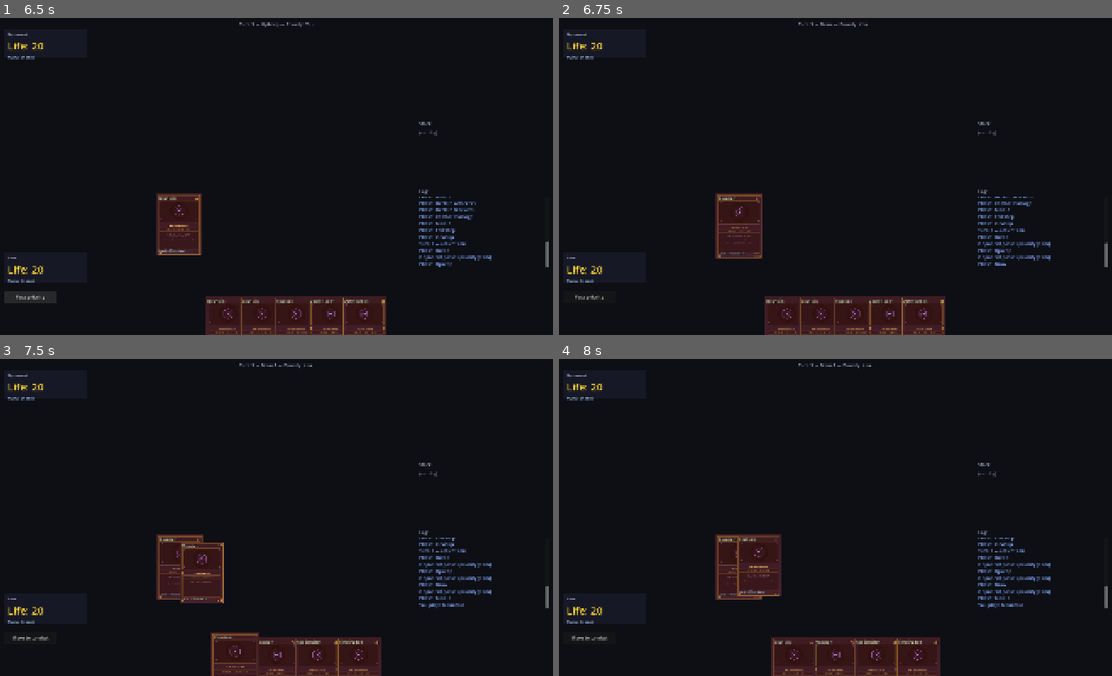
Above: before the commit, frames 1-4 (two rows, left to right).
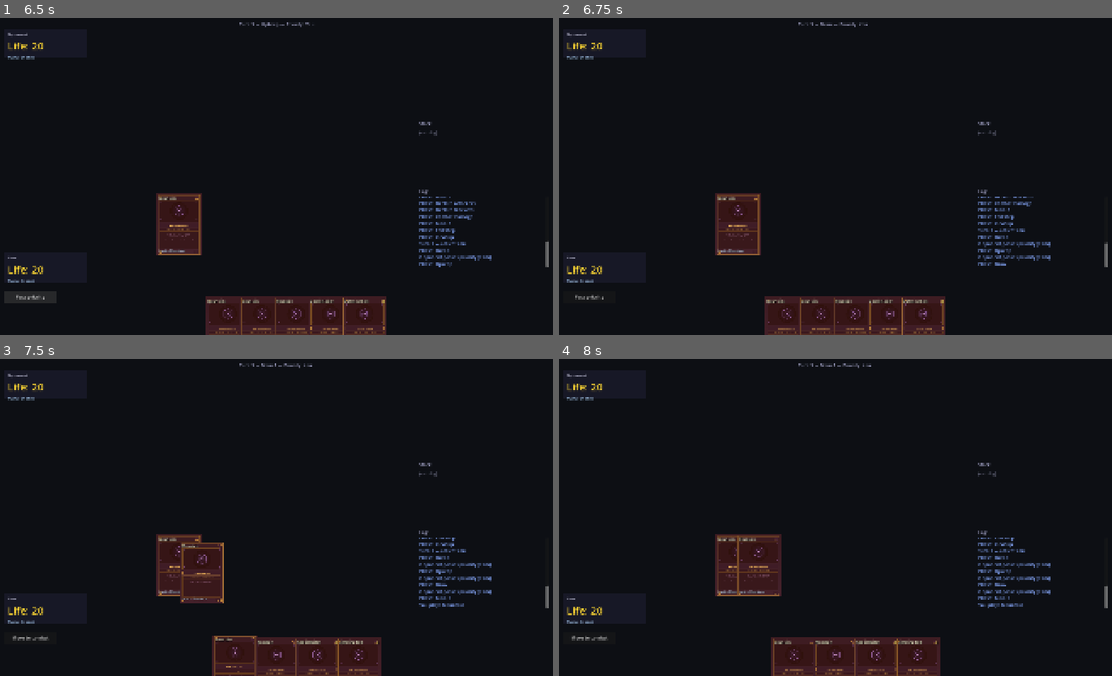
Above: after the commit, the same moments.

Repository: VoeJozzo/Magiclike
Game: Godot game, scene res://scenes/game/game_board.tscn
Same seed, same stepped clock (60 frames per second), same inputs: the game is played once before the commit and once after it.
Inputs (mouse positions are in pixels of both pictures, inside the frame that each line leads up to):
- Up to frame 1 (6.5 s): click "Move to combat" at 0.5 s; click "Skip attack" at 1.25 s; click "Continue" at 2 s; click "Continue" at 2.75 s; click "End turn" at 3.5 s; click "Pass priority" at 4.25 s; click "Pass priority" at 5 s; click "Pass priority" at 5.75 s
- Up to frame 2 (6.75 s): tap Enter at 6.5 s; drag from (735, 224) to (890, 106) at 6.52 s
- Up to frame 3 (7.5 s): tap Space at 7.25 s; drag from (226, 669) to (248, 580) at 7.27 s
- Up to frame 4 (8 s): no input

Frame 1 is identical in both runs. In frame 2, 0.5% of the frame differs, in the area x 28-37%, y 55-76%; in frame 3, 0.7%, in the area x 28-47%, y 55-100%; in frame 4, 0.3%.

Commit message:
Fix six bugs found in Phase 2 manual play-through
1. Mana notation: pool was rendering "1R" for one red, ambiguous with MTG's
   "1R" = 1 generic + 1 red. Updated ManaPool.to_string_short and
   add_mana effect's _fmt to use letter-repeat convention (R, RR, 1R, 2RR).

2. Stack-held cards stayed invisible in hand. _sync_card_visuals now
   detects zone_name=="stack" (engine's find_instance returns this for
   cards in _stack_held_cards) and positions the visual at a fixed
   "stack anchor" location so the card appears in the play area while
   on the stack. Visual is detached from its source CardContainer so
   layout passes don't yank it back.

3. Button label still showed phase-context labels when stack was non-
   empty (e.g., "Move to combat" while a spell waits to resolve). Now
   stack-non-empty shows "Resolve" regardless of phase.

4+5. Cards grew over time and tapped cards flickered to untapped on
   hover. Both root in card-framework's hover animation:
     - _start_hover_animation captures original_scale = scale AFTER
       each hover settles, so original_scale compounds by hover_scale
       (default 1.05) per hover. Cards balloon visibly across a session.
     - The animation always tweens rotation to deg_to_rad(0), which
       un-taps tapped cards visually until hover ends.
   Fix: scenes/card.gd overrides _start_hover_animation and
   _stop_hover_animation to keep only the position lift, skipping the
   scale and rotation tweens. We control rotation externally (via
   BattlefieldZone tap-state lookup) and don't need scale animation
   at all.

1. Land "bounced back" to hand after being played. Root cause: card-
   framework's drag system transitions cards to HOLDING on press and on
   release tries to "drop" them based on cursor position. If the user's
   mouse was over the hand zone when releasing the click on a played
   land, hand.move_cards yanked the card back to hand — overwriting our
   programmatic battlefield placement.
   Fix: scenes/card.gd overrides _handle_mouse_pressed to skip the
   super call, which means the HOLDING state never engages and the
   drag-drop machinery stays dormant. card_container.on_card_pressed
   still fires for click handling. We don't actually use drag for
   anything in this game — every move is via an engine action — so
   disabling drag entirely is the simplest correct fix.

All six bugs resolved by overrides in scenes/card.gd plus the notation
fix in mana_pool.gd / add_mana.gd and the stack/button updates in
game_board.gd. Both smoke tests still pass.

Co-Authored-By: Claude Opus 4.7 (1M context) <noreply@anthropic.com>

Diff:
--- a/engine/effects/add_mana.gd
+++ b/engine/effects/add_mana.gd
@@ -24,12 +24,17 @@
 	_log(ctx, "%s adds %s (pool: %s)" % [ctx.source_name, _fmt(amounts), ctx.controller.mana.to_string_short()])
 
 
+# MTG mana notation (see mana_pool.gd to_string_short for rationale): colored
+# mana repeats letters, generic uses a leading number. "1R" means 1 generic +
+# 1 red, never "one red".
 static func _fmt(amounts: Dictionary) -> String:
-	var parts: Array[String] = []
-	for color in ["W", "U", "B", "R", "G", "C"]:
-		if amounts.get(color, 0) > 0:
-			parts.append("%d%s" % [amounts[color], color])
-	return ", ".join(parts) if parts.size() > 0 else "(none)"
+	var s := ""
+	if amounts.get("C", 0) > 0:
+		s += str(amounts["C"])
+	for color in ["W", "U", "B", "R", "G"]:
+		for i in range(amounts.get(color, 0)):
+			s += color
+	return s if s != "" else "(none)"
 
 
 static func _log(ctx: Dictionary, msg: String) -> void:
--- a/engine/mana_pool.gd
+++ b/engine/mana_pool.gd
@@ -81,11 +81,27 @@
 	return t
 
 
+# MTG mana-cost notation: colored mana is shown as repeated letters (RR for
+# two reds), colorless/generic is shown as a leading number (1R for 1 generic
+# + 1 red). Critically, "1R" never means "one red" — it always means
+# 1 generic + 1 red. So we must NOT use "1R" to display a single red mana.
+#
+# Examples:
+#   {R:1}         → "R"
+#   {R:2}         → "RR"
+#   {R:1, C:2}    → "2R"
+#   {W:1, R:1}    → "WR"
+#   {R:5}         → "RRRRR" (acceptable until we reach realistically large
+#                            mana totals; revisit with icon-based UI later)
 func to_string_short() -> String:
-	var parts: Array[String] = []
-	for color in COLORS:
-		if pool[color] > 0:
-			parts.append("%d%s" % [pool[color], color])
-	if parts.size() == 0:
+	var s := ""
+	# Generic / colorless first (matches MTG card-text convention)
+	if pool["C"] > 0:
+		s += str(pool["C"])
+	# Colored repeated by count
+	for color in ["W", "U", "B", "R", "G"]:
+		for i in range(pool[color]):
+			s += color
+	if s == "":
 		return "(empty)"
-	return ", ".join(parts)
+	return s
--- a/scenes/card.gd
+++ b/scenes/card.gd
@@ -1,9 +1,28 @@
 @tool
 extends Card
 
-# Magiclike Card subclass — adds text overlays (name, mana cost, type line)
-# on top of the placeholder front face so cards are distinguishable at a
-# glance during Phase 1+ development.
+# Magiclike Card subclass — adds text overlays (name, mana cost, type line,
+# P/T) on top of the placeholder front face, AND disables card-framework's
+# drag/hover quirks that fight with our click-to-execute flow.
+#
+# Why the drag/hover overrides exist:
+#   - Drag conflicts with click actions: card-framework transitions cards to
+#     HOLDING on press, registers them in _holding_cards, and on release
+#     tries to "drop" them based on cursor position. Meanwhile our engine
+#     action has already programmatically moved the card. The release-drop
+#     can bounce a freshly-played land back to hand if the user releases
+#     over the hand zone.
+#   - Hover scale compounds: card-framework's _start_hover_animation captures
+#     `original_scale = scale` AFTER each hover completes, so original_scale
+#     creeps up by hover_scale (default 1.05) per hover. Cards balloon
+#     visibly over a play session.
+#   - Hover rotation flickers tapped cards: hover always tweens rotation to
+#     deg_to_rad(0), so tapped cards (90°) briefly look untapped on hover.
+#
+# We don't actually USE drag for anything in this game — every move is via
+# an engine action. So disabling drag entirely is the simplest correct fix.
+# We keep the hover lift for visual feedback, just without the buggy scale
+# and rotation animations.
 #
 # Text is populated AFTER instantiation by game_board calling apply_card_text(),
 # because card-framework's JsonCardFactory sets card_info AFTER the Card's
@@ -181,3 +200,55 @@
 	if t is LandResource and not t.mana_produced.is_empty():
 		return t.mana_produced[0]
 	return ""
+
+
+# ─── Drag / hover overrides ────────────────────────────────────────────────
+
+# Skip the HOLDING state transition entirely. We don't use drag-to-move; all
+# card movement goes through engine actions. By not entering HOLDING:
+#   - card_container.hold_card() never registers this card in _holding_cards
+#   - On mouse release, release_holding_cards iterates an empty list (no drop)
+#   - card-framework's _process drag-follow behavior never engages
+# Click handlers still receive events via card_container.on_card_pressed and
+# our gui_input listener in game_board.
+func _handle_mouse_pressed() -> void:
+	is_pressed = true
+	if card_container:
+		card_container.on_card_pressed(self)
+	# Deliberately NOT calling super._handle_mouse_pressed — that would
+	# transition us to HOLDING and engage the drag-drop machinery.
+
+
+# Override hover animation to skip the compounding scale and rotation-reset
+# bugs. We keep the position lift (cards rise on hover) for visual feedback,
+# but don't touch scale or rotation — those are managed by us (rotation via
+# BattlefieldZone tap state, scale stays at 1.0 always).
+func _start_hover_animation() -> void:
+	if hover_tween and hover_tween.is_valid():
+		hover_tween.kill()
+		hover_tween = null
+
+	original_position = position
+	# Intentionally NOT updating original_scale or original_hover_rotation —
+	# those would compound on each hover. We let scale/rotation stay where
+	# they are; only position lifts.
+	current_hover_position = position
+
+	hover_tween = create_tween()
+	hover_tween.set_parallel(true)
+	var target_position := Vector2(position.x, position.y - hover_distance)
+	hover_tween.tween_property(self, "position", target_position, hover_duration)
+	hover_tween.tween_method(_update_hover_position, position, target_position, hover_duration)
+	# Skip the scale and rotation tweens that card-framework's default does.
+
+
+func _stop_hover_animation() -> void:
+	if hover_tween and hover_tween.is_valid():
+		hover_tween.kill()
+		hover_tween = null
+
+	hover_tween = create_tween()
+	hover_tween.set_parallel(true)
+	hover_tween.tween_property(self, "position", original_position, hover_duration)
+	hover_tween.tween_method(_update_hover_position, position, original_position, hover_duration)
+	# Skip scale and rotation reset — we control those externally.
--- a/scenes/game/game_board.gd
+++ b/scenes/game/game_board.gd
@@ -271,11 +271,15 @@
 		_engine_log_seen += 1
 
 
-# Phase-aware label for the action button. Targeting mode overrides; otherwise
-# the label hints at what passing priority will accomplish from the current phase.
+# Phase-aware label for the action button. Targeting mode overrides; stack-
+# non-empty overrides phase (because passing priority resolves the top of
+# stack rather than advancing the phase, regardless of which phase you're in).
 func _update_action_button(s: EngineState) -> void:
 	if _pending_cast_iid != -1:
 		_action_button.text = "Cancel target"
+		return
+	if not s.stack.is_empty():
+		_action_button.text = "Resolve"
 		return
 	match s.phase_machine.current:
 		PhaseMachine.Phase.MAIN1:
@@ -324,26 +328,40 @@
 	# For each tracked iid, ensure its visual is in the right zone.
 	# A card may be:
 	#   - In a zone (hand/battlefield/graveyard/library/exile) on either player
-	#   - On the stack (then it's not in any zone array, but in engine's _stack_held_cards)
-	#   - Removed entirely (shouldn't happen in Phase 1)
+	#   - On the stack (find_instance returns zone_name="stack", card=null —
+	#     the actual CardInstance is held in Engine._stack_held_cards)
+	#   - Removed entirely (shouldn't happen in Phase 1/2)
 	for iid in _iid_to_visual.keys():
 		var visual: Card = _iid_to_visual[iid]
 		var found = s.find_instance(iid)
 		if found == null:
-			# In-flight on the stack — engine's _stack_held_cards has it. Hide visual.
+			# Untracked — hide. Shouldn't happen in normal play.
 			visual.visible = false
 			continue
 		visual.visible = true
+		# Stack visual: detach from any container so layout doesn't reposition,
+		# then move to the stack anchor position.
+		if found.zone_name == "stack":
+			if visual.card_container != null and visual.card_container.has_card(visual):
+				visual.card_container.remove_card(visual)
+			visual.move(_stack_anchor_global_pos(), 0.0)
+			continue
+		# Normal zones: ensure the visual is in the right CardContainer.
 		var target_zone: CardContainer = _zone_for(found.controller.key, found.zone_name)
 		if target_zone != null and visual.card_container != target_zone:
-			# Card moved zones — relocate it.
 			target_zone.move_cards([visual], -1, false)
-	# Refresh layouts on zones whose cards' tap-state may have changed. This
-	# triggers _update_target_positions which reads tap state from the engine
-	# and passes the right rotation to card.move() — the canonical pathway
-	# that survives hover-animation interference.
+	# Refresh battlefield layouts so tap state (rotation) is re-applied via
+	# card.move() — the canonical pathway that survives hover-animation
+	# interference from card-framework.
 	_you_battlefield.update_card_ui()
 	_opp_battlefield.update_card_ui()
+
+
+# Where stack-held card visuals appear on screen. Center-ish, between the
+# two battlefields. Returned as global position so card.move() can use it
+# directly (move() works in global coordinates).
+func _stack_anchor_global_pos() -> Vector2:
+	return Vector2(900, 440)
 
 
 func _zone_for(controller_key: String, zone_name: String) -> CardContainer:
